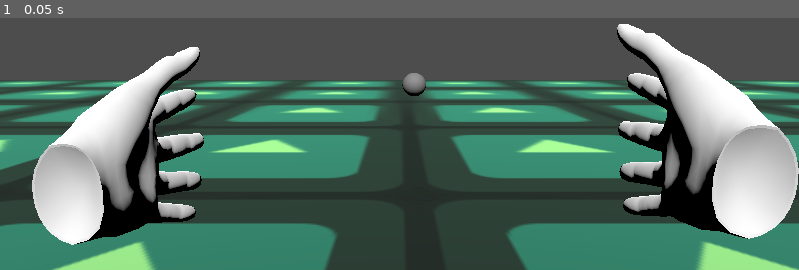
Above: before the commit, frame 1.
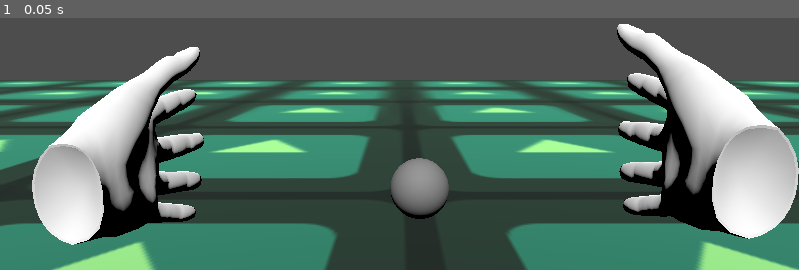
Above: after the commit, the same moment.

Repository: Hubi777111/rwr
Game: Godot game, scene res://main.tscn
The game is run twice, just before and just after one commit, with the same random seed, the same clock (stepped at 60 frames per second) and the same inputs. The engine's default icon, where the game draws it, is replaced by a stand-in: a white triangle on a blue panel in a dark square.
Inputs:
- Up to frame 1 (0.05 s): no input

The runs differ from the first frame. In frame 1, 1.5% of the frame differs, in the area x 48-57%, y 21-80%.

Commit message:
Zadanie 5: Dodanie płynnej lokomocji na lewej gałce

Diff:
--- a/project_files/main.tscn
+++ b/project_files/main.tscn
@@ -4,6 +4,7 @@
 [ext_resource type="Script" uid="uid://1uij3q7rwqh4" path="res://xr_origin_3d.gd" id="2_7mycd"]
 [ext_resource type="PackedScene" uid="uid://wwa1g4se7de2" path="res://assets/modules/hand_l.gltf" id="2_h2yge"]
 [ext_resource type="PackedScene" uid="uid://dw8y1o17dflqb" path="res://assets/modules/hand_r.gltf" id="3_1bvp3"]
+[ext_resource type="Script" uid="uid://b8rcgrjpedig0" path="res://right_controller.gd" id="3_lquwl"]
 [ext_resource type="Texture2D" uid="uid://cri8fk7i23vsc" path="res://icon.svg" id="4_1bvp3"]
 
 [sub_resource type="PlaneMesh" id="PlaneMesh_h2yge"]
@@ -41,6 +42,7 @@
 
 [node name="RightController" type="XRController3D" parent="XROrigin3D" unique_id=730045456]
 tracker = &"right_hand"
+script = ExtResource("3_lquwl")
 
 [node name="HandRightRoot" type="Node3D" parent="XROrigin3D/RightController" unique_id=1029811899]
 
--- a/project_files/right_controller.gd
+++ b/project_files/right_controller.gd
@@ -1,32 +1,32 @@
-extends XROrigin3D
+extends XRController3D
 
-@export var move_speed: float = 2.5
-@export var deadzone: float = 0.15
-@onready var xr_camera: XRCamera3D = $XRCamera3D
-@onready var left_ctrl: XRController3D = $LeftController
+@onready var ray: RayCast3D = $RayCast3D
+@onready var marker: MeshInstance3D = $"../../Marker" # Ścieżka do Markera w Main
+@onready var xr_origin: XROrigin3D = $".." # XROrigin3D jest rodzicem kontrolera
 
-func _physics_process(delta: float) -> void:
-	var dir := Vector3.ZERO
+func _ready():
+    # Podpinamy sygnał wciśnięcia spustu
+    button_pressed.connect(_on_button_pressed)
 
-	# Wyznaczamy kierunek "przód" i "prawo" na podstawie tego, gdzie patrzy głowa
-	var fwd := -xr_camera.global_transform.basis.z
-	fwd.y = 0.0 # Opcja 5.2 z instrukcji: Wyzerowanie osi Y
-	fwd = fwd.normalized()
+func _process(_delta: float) -> void:
+    # RayCast sprawdza kolizję
+    if ray.is_colliding():
+        marker.global_transform.origin = ray.get_collision_point()
+        marker.visible = true
+    else:
+        marker.visible = false
 
-	var right := xr_camera.global_transform.basis.x
-	right.y = 0.0 # Opcja 5.2 z instrukcji: Wyzerowanie osi Y
-	right = right.normalized()
+func _on_button_pressed(button_name: String):
+    # Teleportacja na "trigger_click"
+    if button_name == "trigger_click" and ray.is_colliding():
+        var target = ray.get_collision_point()
 
-	# Pobieramy wychylenie lewej gałki z kontrolera WebXR
-	var v: Vector2 = left_ctrl.get_vector2("thumbstick")
+        # Logika teleportacji
+        var origin_tf := xr_origin.global_transform
+        # Pobieramy pozycję kamery, żeby po teleportacji gracz nie był "w ziemi"
+        var cam_tf = xr_origin.get_node("XRCamera3D").global_transform
+        var cam_offset = cam_tf.origin - origin_tf.origin
 
-	# Ignorujemy delikatne drgnięcia drążka (deadzone)
-	if v.length() < deadzone:
-		v = Vector2.ZERO
-
-	# Łączymy kierunek patrzenia z wychyleniem gałki
-	dir += fwd * (-v.y) + right * (v.x)
-
-	# Jeśli gałka jest wychylona, przesuwamy gracza
-	if dir.length() > 0.0:
-		global_translate(dir.normalized() * move_speed * delta)
+        cam_offset.y = 0.0 # Zerujemy wysokość, żeby trzymać się poziomu podłogi
+        origin_tf.origin = Vector3(target.x - cam_offset.x, target.y, target.z - cam_offset.z)
+        xr_origin.global_transform = origin_tf
Not shown, changed: docs/index.html
Not shown, changed: docs/index.pck
